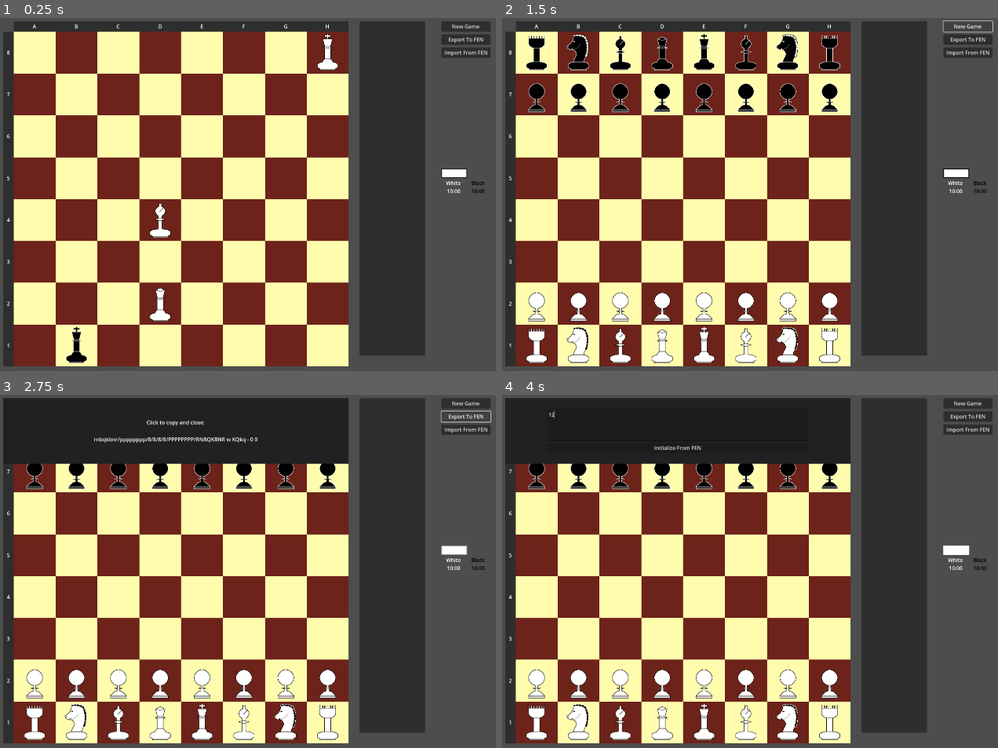
Above: before the commit, frames 1-4 (two rows, left to right).
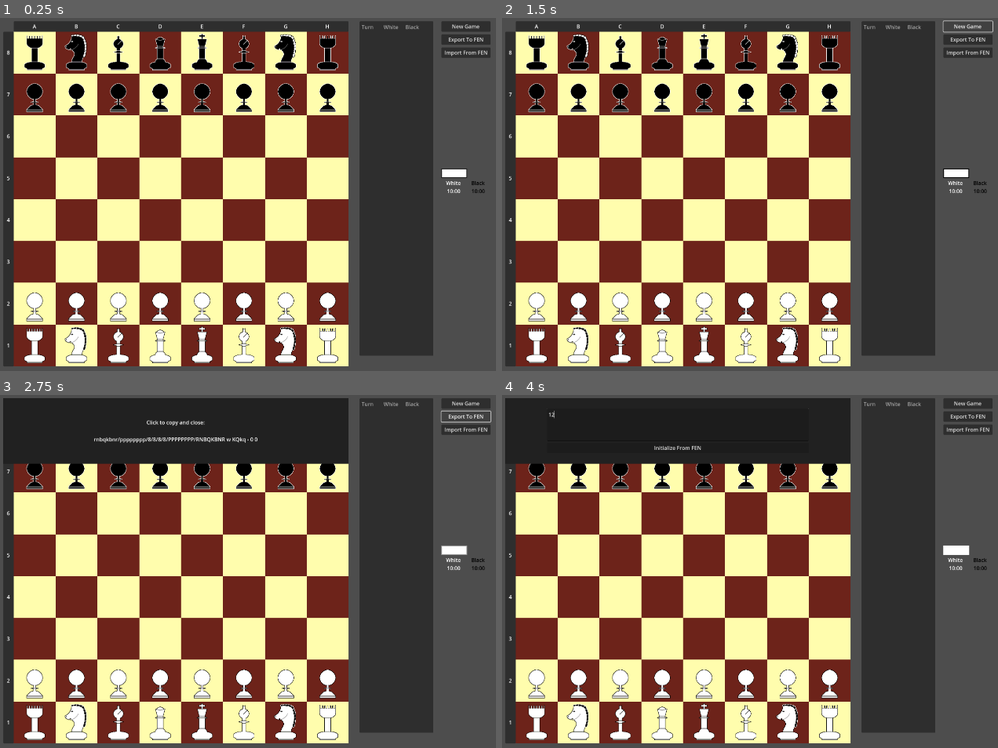
Above: after the commit, the same moments.

Repository: jsmrcina/gchess
Game: Godot game, scene res://scenes/main.tscn
The game is run twice, just before and just after one commit, with the same random seed, the same clock (stepped at 60 frames per second) and the same inputs.
Inputs (mouse positions are in pixels of both pictures, inside the frame that each line leads up to):
- Up to frame 1 (0.25 s): no input
- Up to frame 2 (1.5 s): click "New Game" at 0.5 s; click "New Game" at 1.25 s
- Up to frame 3 (2.75 s): click "Export To FEN" at 2 s
- Up to frame 4 (4 s): click "Import From FEN" at 2.75 s; click (675, 426) at 3.52 s; type "12" at 3.6 s

The runs differ from the first frame. In frame 1, 8.9% of the frame differs, in the area x 4-88%, y 0-98%; in frame 2, 1.6%; in frame 3, 1.6%; in frame 4, 1.6%.

Commit message:
Working through game 969971

Diff:
--- a/scenes/main.tscn
+++ b/scenes/main.tscn
@@ -359,10 +359,12 @@
 
 [node name="MoveList" type="ItemList" parent="UI"]
 layout_mode = 0
-offset_right = 200.0
+offset_right = 225.0
 offset_bottom = 1024.0
 focus_mode = 0
 allow_search = false
+max_columns = 3
+fixed_column_width = 63
 
 [node name="NewGame" type="Button" parent="UI"]
 layout_mode = 0
--- a/systems/MainGame.gd
+++ b/systems/MainGame.gd
@@ -47,8 +47,10 @@
 	$UI/Clock/WhiteTurnMarker.set_color(Globals.WHITE_COLOR)
 	$UI/Clock/BlackTurnMarker.set_color(Globals.BLACK_COLOR)
 
-	initialize_from_fen("7K/8/8/8/3B4/8/3Q4/1k6 w KQkq - 1 2")
-	# initialize_from_fen("rnbqkbnr/pp1ppppp/8/2p5/4P3/5N2/PPPP1PPP/RNBQKB1R b KQkq - 1 2")
+	reset_move_list()
+
+	#initialize_from_fen("7K/8/8/8/3B4/8/3Q4/1k6 w KQkq - 1 2")
+	initialize_from_fen("rnbqkbnr/pppppppp/8/8/8/8/PPPPPPPP/RNBQKBNR w KQkq - 0 1")
 
 	# Set up the promotion buttons
 	$Board/Control/PromotionContainer/WhitePieces/Knight.connect("pressed", _on_promotion_button_pressed.bind("N"))
@@ -244,6 +246,9 @@
 
 func reset_move_list():
 	$UI/MoveList.clear()
+	$UI/MoveList.add_item("Turn")
+	$UI/MoveList.add_item("White")
+	$UI/MoveList.add_item("Black")
 	move_list_moves = 0
 
 func update_markers(valid_moves):
@@ -282,8 +287,12 @@
 # Reference: https://en.wikipedia.org/wiki/Algebraic_notation_(chess)
 func add_move_to_move_list(piece : Piece, source : Coord, dest : Coord, capture : bool, placed_in_check : bool, castling_side : Globals.CastlingSide, promotion_piece : String):
 
-	var final_string = str(move_list_moves) + ": "
 	move_list_moves = move_list_moves + 1
+	if move_list_moves % 2 == 1:
+		var idx = $UI/MoveList.add_item(str(int(move_list_moves / 2) + 1) + ": ")
+		$UI/MoveList.set_item_disabled(idx, true)
+
+	var final_string = ""
 	if capture:
 		var piece_as_string = piece.to_string()
 		if piece_as_string == "":
@@ -376,9 +385,9 @@
 						await animate_piece_move(selected_tile, new_selected_coord, selected_piece)
 
 						var type = Globals.CastlingSide.NONE
-						if new_selected_coord.get_file() == 'B':
+						if new_selected_coord.get_file() == 'C':
 							var rook_coord = Coord.new(selected_tile.get_rank(), 'A')
-							var rook_destination = Coord.new(selected_tile.get_rank(), 'C')
+							var rook_destination = Coord.new(selected_tile.get_rank(), 'D')
 							var rook_piece = board.get_coord(rook_coord)
 							animate_piece_move(rook_coord, rook_destination, rook_piece)
 							type = Globals.CastlingSide.QUEEN
--- a/systems/MoveGenerator.gd
+++ b/systems/MoveGenerator.gd
@@ -24,7 +24,7 @@
 
 	var file = 'G'
 	if type == Globals.CastlingSide.QUEEN:
-		file = 'B'
+		file = 'C'
 
 	possible_moves.append([MoveType.CASTLE, Coord.new(rank, file)])
 
@@ -167,28 +167,31 @@
 	if piece.get_color() == Globals.PieceColor.BLACK:
 		rank = 8
 
-	var rookCoord = Coord.new(rank, 'H')
-	var knightCoord = Coord.new(rank, 'G')
-	var bishopCoord = Coord.new(rank, 'F')
-	var kingCoord = Coord.new(rank, 'E')
-	var queenCoord = Coord.new(rank, 'D')
+	var RKCoord = Coord.new(rank, 'H')
+	var NKCoord = Coord.new(rank, 'G')
+	var BKCoord = Coord.new(rank, 'F')
+	var KCoord = Coord.new(rank, 'E')
+	var QCoord = Coord.new(rank, 'D')
+	var BQCoord = Coord.new(rank, 'C')
+	var NQCoord = Coord.new(rank, 'B')
+	var RQCoord = Coord.new(rank, 'A')
 	var castling_permission = board.get_castling_permission()
 
 	if castling_permission[piece.get_color()][Globals.CastlingSide.KING]:
-		var knightExists = (board.get_coord(knightCoord) != null)
-		var bishopExists = (board.get_coord(bishopCoord) != null)
+		var knightExists = (board.get_coord(NKCoord) != null)
+		var bishopExists = (board.get_coord(BKCoord) != null)
 		if !knightExists and !bishopExists:
 			# Check to see if any of the pieces is under attack
-			var checkCoords = [rookCoord, knightCoord, bishopCoord, kingCoord]
+			var checkCoords = [RKCoord, NKCoord, BKCoord, KCoord]
 			if not any_attacked(attacked_locations, checkCoords):
 				add_castling_move(board, piece.get_color(), Globals.CastlingSide.KING, possible_moves)
 
 	if castling_permission[piece.get_color()][Globals.CastlingSide.QUEEN]:
-		var bishopExists = (board.get_coord(bishopCoord) != null)
-		var knightExists = (board.get_coord(knightCoord) != null)
-		var queenExists = (board.get_coord(queenCoord) != null)
+		var bishopExists = (board.get_coord(BQCoord) != null)
+		var knightExists = (board.get_coord(NQCoord) != null)
+		var queenExists = (board.get_coord(QCoord) != null)
 		if !knightExists and !bishopExists and !queenExists:
-			var checkCoords = [rookCoord, knightCoord, bishopCoord, kingCoord, queenCoord]
+			var checkCoords = [RQCoord, NQCoord, BQCoord, KCoord, QCoord]
 			if not any_attacked(attacked_locations, checkCoords):
 				add_castling_move(board, piece.get_color(), Globals.CastlingSide.QUEEN, possible_moves)
 
